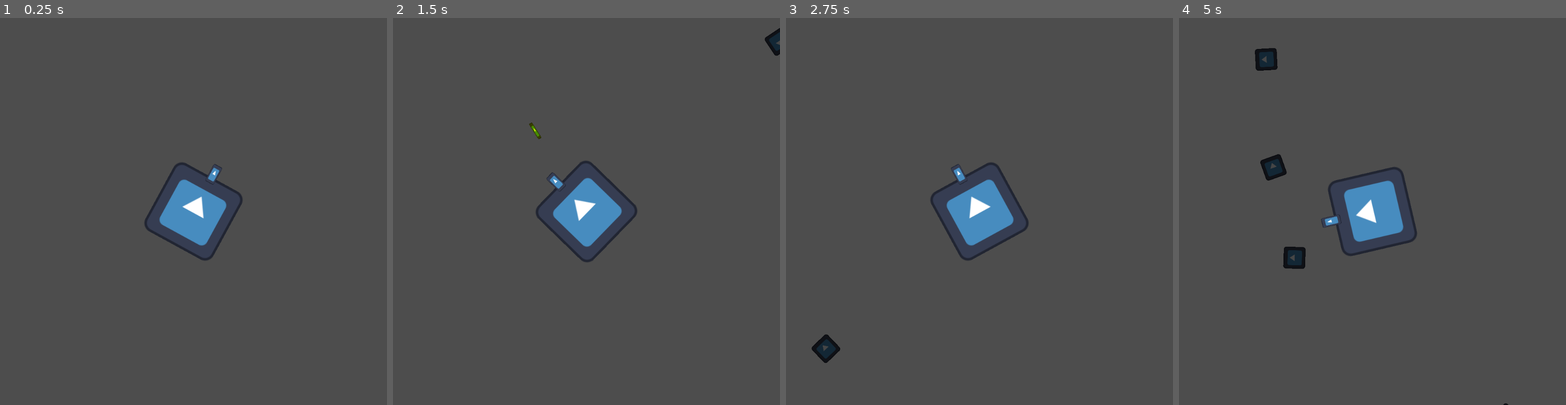
Above: before the commit, frames 1-4 (left to right).
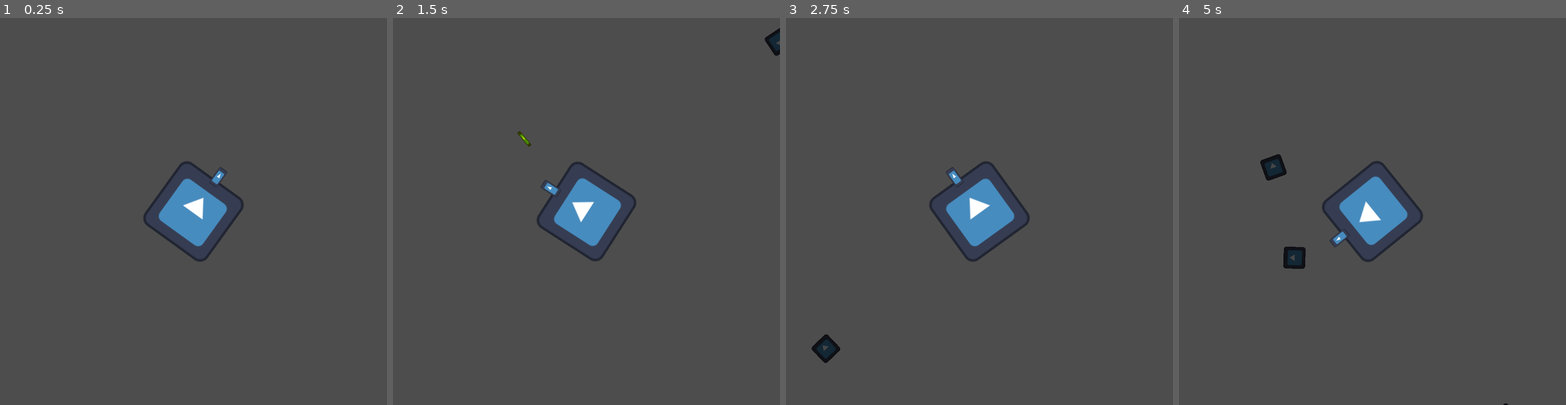
Above: after the commit, the same moments.

Repository: Wife-Haver/JuniperDevJam
Game: Godot game, scene res://Scenes/main.tscn
Two runs of this game, one before a commit and one after it. Both use one fixed random seed, a clock stepped at 60 frames per second and the inputs below. The engine's default icon, where the game draws it, is replaced by a stand-in: a white triangle on a blue panel in a dark square.
Inputs:
- Up to frame 1 (0.25 s): no input
- Up to frame 2 (1.5 s): hold Q (flip_spin) 0.53-1.28 s; tap Space (shoot) at 1.35 s
- Up to frame 3 (2.75 s): hold Q (flip_spin) from 2.03 s (still down)
- Up to frame 4 (5 s): release Q (flip_spin) at 2.78 s; tap Space (shoot) at 2.85, 4.35 s; hold Q (flip_spin) 3.53-4.28 s

The runs differ from the first frame. In frame 1, 0.9% of the frame differs, in the area x 37-63%, y 37-63%; in frame 2, 1.3%; in frame 3, 0.9%; in frame 4, 1.9%, in the area x 19-63%, y 7-63%.

Commit message:
added game over screen

Diff:
--- /dev/null
+++ b/Scenes/game_over_screen.tscn
@@ -0,0 +1,43 @@
+[gd_scene format=3 uid="uid://c11o24a0dbucq"]
+
+[ext_resource type="Script" uid="uid://bk4vdbbtmkem5" path="res://Scripts/game_over_screen.gd" id="1_0gua7"]
+
+[node name="GameOverScreen" type="Control" unique_id=104495472]
+layout_mode = 3
+anchors_preset = 15
+anchor_right = 1.0
+anchor_bottom = 1.0
+grow_horizontal = 2
+grow_vertical = 2
+script = ExtResource("1_0gua7")
+
+[node name="VBoxContainer" type="VBoxContainer" parent="." unique_id=385033326]
+layout_mode = 1
+anchors_preset = 14
+anchor_top = 0.5
+anchor_right = 1.0
+anchor_bottom = 0.5
+offset_top = -134.0
+offset_bottom = 105.0
+grow_horizontal = 2
+grow_vertical = 2
+theme_override_constants/separation = 105
+
+[node name="Label" type="Label" parent="VBoxContainer" unique_id=691174594]
+layout_mode = 2
+theme_override_font_sizes/font_size = 30
+text = "Game Over!"
+horizontal_alignment = 1
+
+[node name="Panel" type="Panel" parent="VBoxContainer" unique_id=1241423120]
+layout_mode = 2
+
+[node name="RestartBtn" type="Button" parent="VBoxContainer/Panel" unique_id=1967220419]
+layout_mode = 0
+offset_left = 246.0
+offset_top = -35.0
+offset_right = 394.0
+offset_bottom = -4.0
+text = "Restart"
+
+[connection signal="pressed" from="VBoxContainer/Panel/RestartBtn" to="." method="_on_restart_btn_pressed"]
--- a/Scripts/Player/movement.gd
+++ b/Scripts/Player/movement.gd
@@ -1,7 +1,7 @@
 extends Node
 @export var player: Player
 
-var rotate_speed:float = 2.0
+var rotate_speed:float = 2.5
 
 var spin_direction: int = 1  # 1 = clockwise, -1 = counterclockwise
 
--- a/Scripts/asteroid.gd
+++ b/Scripts/asteroid.gd
@@ -10,12 +10,6 @@
 	spin_direction = [-1, 1].pick_random()
 	angular_velocity = rotate_speed * spin_direction
 
-#func _physics_process(delta):
-	#rotate_sprite(delta)
-#
-#func rotate_sprite(delta):
-	#rotation += rotate_speed * spin_direction * delta
-#
 
 
 
--- a/Scripts/bullet.gd
+++ b/Scripts/bullet.gd
@@ -2,7 +2,6 @@
 extends Area2D
 
 @export var speed: float = 600.0
-@export var lifetime: float = 2.0  # seconds before auto-destroy, prevents bullets flying forever offscreen
 
 var velocity: Vector2 = Vector2.ZERO
 
--- /dev/null
+++ b/Scripts/game_over_screen.gd
@@ -0,0 +1,7 @@
+extends Control
+
+const MAIN_SCENE:PackedScene = preload("res://Scenes/main.tscn")
+
+
+func _on_restart_btn_pressed():
+	get_tree().change_scene_to_packed(MAIN_SCENE)
Not shown, added: Scripts/game_over_screen.gd.uid
